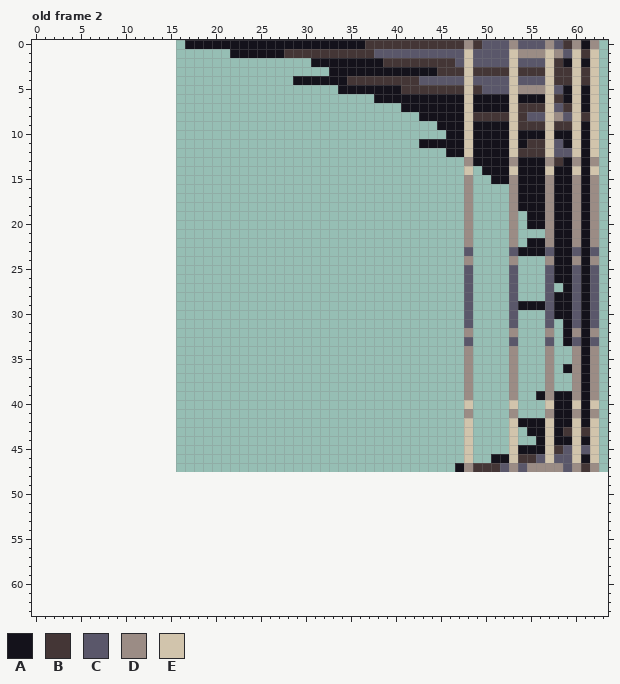
Pixel-art file -- src/main/resources/assets/wukong/textures/particle/staff.aseprite. That is the earlier state.
48x48 pixels, 2 frames. Colours within 5 levels of each other are drawn and written as one. Shown: old frame 2. The old version is drawn lined up with the new one, on the new canvas. The commit also changed other frames, which this record leaves out.
Visible layers, top first: "图层 1", "Layer".
Palette (. is transparent): A #14121b  B #443636  C #5a576a  D #9b8c85  E #d1c4ac
Pixels before, old frame 2 (only the part around the change), first column x 17:
 0 AAAAAAAAAAAAAAAAAAAABBBBBBBBBBBDBCCCDCCCDCBDAD.
 1 .....AAAAAABBBBBBBBBBCCCCCCCCCCECCCCEDDDEDCEBE.
 2 ..............AAAAAAAABBBBBBBBCECCCCECCCEBAEAE.
 3 ................AAAAAAAAAAAABBBEBBBBEBBBEBBEBE.
 4 ............AAAAAABBBBBBBBCCCCCECCCCECCCEBBEBE.
 5 .................AAAAAAABBBBBBBEBCCCEDDDECAEAE.
 6 .....................AAAAAAAAAAEAAAAEAAAEBAEAE.
 7 ........................AAAAAAAEAAAAEBBBECBEAE.
 8 ..........................AAAAAEBBBBEBCCEDCEBE.
 9 ............................AAAEAAAAEBBBEBBEAE.
10 .............................AAEAAAAEAAAEAAEAE.
11 ..........................AAAAAEAAAAEABBECAEAE.
12 .............................AAEAAAAEBBBECCEAE.
13 ...............................DAAAADAAADBADAD.
14 ...............................E.AAAEAAAEAAEAE.
15 ...............................D..AADAAADAADAD.
16 ...............................D....DAAADAADAD.
17 ...............................D....DAAADAADAD.
18 ...............................D....DAAADAADAD.
19 ...............................D....D.AADAADAD.
20 ...............................D....D.AADAADAD.
21 ...............................D....D...DAADAD.
22 ...............................D....D.AADAADAD.
23 ...............................C....CAAACAACAC.
24 ...............................D....D...DAADAD.
25 ...............................C....C...CAACAC.
26 ...............................C....C...CAACAC.
27 ...............................C....C...C.ACAC.
28 ...............................C....C...CAACAC.
29 ...............................C....CAAACAACAC.
30 ...............................C....C...CAACAC.
31 ...............................C....C...C.ACAC.
32 ...............................D....D...D.ADAD.
33 ...............................C....C...C.ACAC.
34 ...............................D....D...D..DAD.
35 ...............................D....D...D..DAD.
36 ...............................D....D...D.ADAD.
37 ...............................D....D...D..DAD.
38 ...............................D....D...D..DAD.
39 ...............................D....D..ADAADAD.
40 ...............................E....E...EAAEAE.
41 ...............................D....D...DAADAD.
42 ...............................E....EAAAEAAEAE.
43 ...............................E....E.AAEABEBE.
44 ...............................E....E..AEAAEAE.
45 ...............................E....EAAAEBCECE.
46 ...............................E..AAEBBCECCEAE.
47 ..............................ADBBBCDCDDDDCDBD.
48 ...............................................
49 ...............................................
50 ...............................................
51 ...............................................
52 ...............................................
53 ...............................................
54 ...............................................
55 ...............................................
56 ...............................................
57 ...............................................
58 ...............................................
59 ...............................................
60 ...............................................
61 ...............................................
62 ...............................................
63 ...............................................
Once edited:
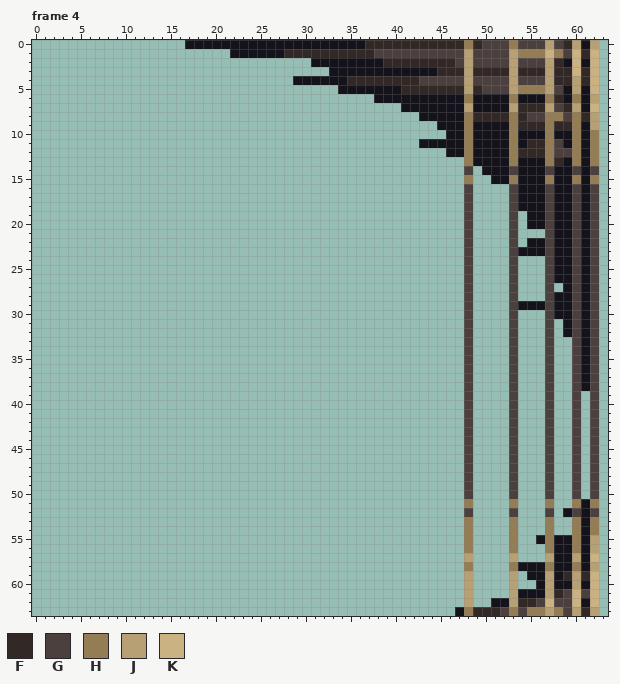
Colours new in this view: F #322826  G #4b403e  H #947d54  J #b7a074  K #cab283
A new or re-ordered frame is compared with the old frame closest to it.
The edit:
canvas 48x48 -> 64x64, the old top-left corner now at 16,0
frames 2 -> 4
Changed rows in their new state; - is an unchanged pixel.
Frame 4 is new; against old frame 2:
first column x 28:
 0 ---------FFFFFFFFFFFHFGGGHGGGJGFJ-J
 1 FFFFFFFFFFGGGGGGGGGGJGGGGJHHHKHGKFK
 2 -----------FFFFFFFFGJGGGGJGGGJF-K-K
 3 -----------------FFFJFFFFJFFFJFFKFK
 4 -------FFFFFFFFGGGGGJGGGGJGGGJFFJFK
 5 -------------FFFFFFFJFGGGJHHHJG-J-K
 6 --------------------H----H---HF-H-J
 7 --------------------J----JFFFJGFJ-K
 8 --------------------HFFFFHFGGHHGHFJ
 9 --------------------H----HFFFHFFH-J
10 --------------------H----H---H--H-H
11 --------------------H----H-FFHG-H-H
12 --------------------H----HFFFHGGH-H
13 --------------------H----H---HF-H-H
14 --------------------G----G---G--G-G
15 --------------------H----H---H--H-H
16 --------------------G----G---G--G-G
17 --------------------G----G---G--G-G
18 --------------------G----G---G--G-G
19 --------------------G----G---G--G-G
20 --------------------G----G---G--G-G
21 --------------------G----G---G--G-G
22 --------------------G----G---G--G-G
23 --------------------G----G---G--G-G
24 --------------------G----G---G--G-G
25 --------------------G----G---G--G-G
26 --------------------G----G---G--G-G
27 --------------------G----G---G--G-G
28 --------------------G----G---G--G-G
29 --------------------G----G---G--G-G
30 --------------------G----G---G--G-G
31 --------------------G----G---G--G-G
32 --------------------G----G---G--G-G
33 --------------------G----G---G-.G-G
34 --------------------G----G---G--G-G
35 --------------------G----G---G--G-G
36 --------------------G----G---G-.G-G
37 --------------------G----G---G--G-G
38 --------------------G----G---G--G-G
39 --------------------G----G--.G..G.G
40 --------------------G----G---G..G.G
41 --------------------G----G---G..G.G
42 --------------------G----G...G..G.G
43 --------------------G----G-..G..G.G
44 --------------------G----G--.G..G.G
45 --------------------G----G...G..G.G
46 --------------------G--..G...G..G.G
47 -------------------.G....G...G..G.G
48 --------------------G----G---G--G-G
49 --------------------G----G---G--G-G
50 --------------------G----G---G--G-G
51 --------------------H----H---H--HAH
52 --------------------G----G---G-AGAG
53 --------------------H----H---H--HAH
54 --------------------H----H---H--HAH
55 --------------------H----H--AHAAHAJ
56 --------------------H----H---HAAHAJ
57 --------------------J----J---JAAJAK
58 --------------------H----HAAAHAAHAJ
59 --------------------J----J-AAJAFJFK
60 --------------------J----J--AJAAJAK
61 --------------------J----JAAAJFGKGK
62 --------------------J--AAJFFGKGGKAK
63 -------------------AHFFFGHGHHJHGJFJ
Changed places in both pictures, as pixel boxes (x1, y1, x2, y2):
changed: (284, 40, 599, 616)
